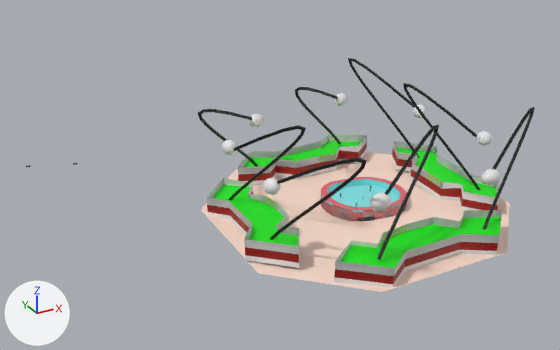
One commit to the Blender file Ms. TajAbadi Folder/پروژه گروهی/muntitled.blend: the scene before it, then after it.
Both versions are drawn from a 50 mm lens placed at (-73.6, -101.8, 60.8), pointed at (-11.2, 11.7, 4.0). The axes (+X, +Y, +Z) are drawn at lower left. The lights are the same throughout. The older version comes first.

Script lines for the objects in view, before the commit:
```python
ob_beziercurve_013 = bpy.data.objects.new('BezierCurve.013', cu_beziercurve_013)
ob_beziercurve_013.location = (-20.4, 4.1, 3.4)
ob_beziercurve_013.rotation_euler = (4.705, 0.922, 8.22)  # degrees (270, 53, 111)
ob_beziercurve_013.scale = (7.66, 6.55, 6.55)
ob_cube = bpy.data.objects.new('Cube', me_cube_006)
ob_cube.location = (-0.6, 2.3, 0.9)
ob_cube.rotation_euler = (-0.00848, 0.0226, -0.101)  # degrees (-0.5, 1.3, -5.8)
ob_cube.scale = (1.24, 0.934, 0.75)
ob_cube_002 = bpy.data.objects.new('Cube.002', me_cube_002)
ob_cube_002.location = (-3.0, -19.9, 0.8)
ob_cube_002.rotation_euler = (-0.0261, -3.141, 6.307)  # degrees (-1.5, -180, 1)
ob_cube_002.scale = (10.8, 1.89, 0.438)
ob_cube_003 = bpy.data.objects.new('Cube.003', me_cube_003)
ob_cube_003.location = (17.5, -0.3, 1.0)
ob_cube_003.rotation_euler = (-0.0272, -3.168, 7.878)  # degrees (-1.6, -182, 91)
ob_cube_003.scale = (9.45, 1.89, 0.438)
ob_cube_004 = bpy.data.objects.new('Cube.004', me_cube_004)
ob_cube_004.location = (-22.3, 1.3, 1.0)
ob_cube_004.rotation_euler = (-0.0272, -3.168, 10.94)  # degrees (-1.6, -182, 267)
ob_cube_004.scale = (9.71, 1.89, 0.438)
ob_cube_006 = bpy.data.objects.new('Cube.006', me_cube_009)
ob_cube_006.location = (-1.0, 20.3, 0.9)
ob_cube_006.rotation_euler = (-0.0279, -3.132, 3.193)  # degrees (-1.6, -179, 183)
ob_cube_006.scale = (9.83, 1.89, 0.438)
ob_sphere = bpy.data.objects.new('Sphere', me_sphere)
ob_sphere.location = (7.7, 21.2, 12.7)
ob_sphere.rotation_euler = (-0.0279, -3.132, 3.193)  # degrees (-1.6, -179, 183)
ob_sphere.scale = (-1.49, -1.26, -1.26)
ob_sphere_001 = bpy.data.objects.new('Sphere.001', me_sphere_001)
ob_sphere_001.location = (-11.6, 20.3, 11.9)
ob_sphere_001.rotation_euler = (-0.0279, -3.132, 3.193)  # degrees (-1.6, -179, 183)
ob_sphere_001.scale = (-1.49, -1.26, -1.26)
ob_sphere_002 = bpy.data.objects.new('Sphere.002', me_sphere_002)
ob_sphere_002.location = (8.7, -20.4, 11.8)
ob_sphere_002.rotation_euler = (-0.0261, -3.141, 6.307)  # degrees (-1.5, -180, 1)
ob_sphere_002.scale = (-1.63, -1.26, -1.26)
# also in view: 'BezierCurve.011' at (14.9, -1.3, 10.8); 'BezierCurve.008' at (16.2, -16.8, 10.6); 'Plane.003' at (-2.5, 0.3, 0.3); 'BezierCurve.006' at (-18.6, 17.0, 10.3); 'BezierCurve.010' at (14.2, 15.6, 11.5)
```
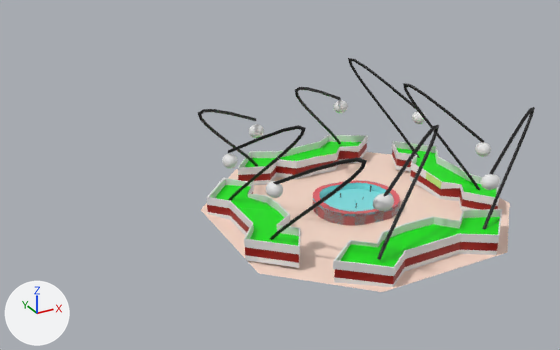
The change, as a list of edits to the scene's bpy script:
```text
Change me_cube_009:
    used by ob_cube_006; location = (-1.0, 20.3, 0.9); rotation_euler = (-0.0279, -3.132, 3.193), in degrees (-1.6, -179, 183); scale = (9.83, 1.89, 0.438)
    remove me_cube_009.from_pydata(...)  # 128 vertices, 117 faces; spans x -1.58..1.5, y -2.71..2.52, z -7.4..1.75
    add me_cube_009.from_pydata(...)  # 212 vertices, 213 faces; spans x -1.58..1.5, y -2.71..2.65, z -7.4..1.75
    me_cube_009 part 1: 84 vertices added at x -1.58..1.5, y -2.71..2.65, z -7.4..-3.42
Change me_cube_002:
    used by ob_cube_002; location = (-3.0, -19.9, 0.8); rotation_euler = (-0.0261, -3.141, 6.307), in degrees (-1.5, -180, 1); scale = (10.8, 1.89, 0.438)
    remove me_cube_002.from_pydata(...)  # 128 vertices, 117 faces; spans x -1.58..1.5, y -2.71..2.52, z -7.4..1.75
    add me_cube_002.from_pydata(...)  # 179 vertices, 171 faces; spans x -1.58..1.52, y -2.71..2.65, z -7.4..1.75
    me_cube_002 part 2: 51 vertices added at x -1.57..1.52, y -2.58..2.65, z -7.4..-3.5
Change me_cube_003:
    used by ob_cube_003; location = (17.5, -0.3, 1.0); rotation_euler = (-0.0272, -3.168, 7.878), in degrees (-1.6, -182, 91); scale = (9.45, 1.89, 0.438)
    remove me_cube_003.from_pydata(...)  # 128 vertices, 117 faces; spans x -1.58..1.5, y -2.71..2.52, z -7.4..1.75
    add me_cube_003.from_pydata(...)  # 181 vertices, 175 faces; spans x -1.58..1.52, y -2.71..2.65, z -7.4..1.75
    me_cube_003 part 3: 53 vertices added at x -1.58..1.52, y -2.57..2.65, z -7.4..-3.5
Change me_cube_004:
    used by ob_cube_004; location = (-22.3, 1.3, 1.0); rotation_euler = (-0.0272, -3.168, 10.94), in degrees (-1.6, -182, 267); scale = (9.71, 1.89, 0.438)
    remove me_cube_004.from_pydata(...)  # 128 vertices, 117 faces; spans x -1.58..1.5, y -2.71..2.52, z -7.4..1.75
    add me_cube_004.from_pydata(...)  # 203 vertices, 197 faces; spans x -1.58..1.52, y -2.71..2.65, z -7.4..1.75
    me_cube_004 part 4: 75 vertices added at x -1.58..1.52, y -2.57..2.65, z -7.38..-3.42
Change me_cube_006:
    where me_cube_006.from_pydata(...)  # 1838 vertices, 1414 faces; spans x -5.75..6.55, y -8.63..5.56, z -0.98..2.05
    used by ob_cube; location = (-0.6, 2.3, 0.9); rotation_euler = (-0.00848, 0.0226, -0.101), in degrees (-0.5, 1.3, -5.8); scale = (1.24, 0.934, 0.75)
    me_cube_006 part 5
    131 faces are deleted
    10 new faces join them, mat_material_054 (pink #e78e8b)
    10 new faces join them, mat_material_049 (cyan #84e4e7), smooth
    58 new faces join them, mat_material_049 (cyan #84e4e7)
    13 new faces join them, mat_material_054 (pink #e78e8b), smooth
    12 new faces join them, mat_material_055 (red #e7626b)
    2 new faces join them, mat_material_055 (red #e7626b), smooth
    26 new faces join them, mat_material_051 (red #e7626b)
Change ob_sphere_001:
    ob_sphere_001.location: (-11.6, 20.3, 11.9) -> (-11.6, 20.3, 9.8)
Change ob_sphere:
    ob_sphere.location: (7.7, 21.2, 12.7) -> (7.7, 21.2, 11.2)
Change ob_sphere_002:
    ob_sphere_002.location: (8.7, -20.4, 11.8) -> (8.7, -20.4, 11.0)
Change ob_sphere_003:
    ob_sphere_003.location: (-12.6, -20.7, 12.6) -> (-12.1, -20.7, 12.4)
Change ob_sphere_004:
    ob_sphere_004.location: (17.7, 9.0, 12.3) -> (17.7, 9.0, 11.0)
Change ob_sphere_005:
    ob_sphere_005.location: (18.2, -8.3, 12.4) -> (18.2, -8.3, 10.4)
Change ob_sphere_006:
    ob_sphere_006.location: (-23.4, -7.9, 12.3) -> (-23.0, -7.9, 11.7)
Change ob_sphere_007:
    ob_sphere_007.location: (-22.3, 9.2, 12.4) -> (-22.3, 9.2, 9.9)
Change ob_cube:
    ob_cube.location: (-0.6, 2.3, 0.9) -> (-2.6, 1.7, 0.9)
```

Pixel boxes [x1, y1, x2, y2] of what changed, in the pictures (560 x 350 px; the box of a moved part takes in the faces that stretch with it):
'Cube.002', reshaped: before [334, 210, 502, 287]; after [333, 209, 502, 287]
'Cube.004', reshaped: before [207, 178, 300, 268]; after [207, 177, 301, 268]
'Cube.006', reshaped: before [238, 135, 367, 185]; after [238, 135, 368, 185]
'Cube', surface changed, moved: before [320, 177, 407, 221]; after [312, 180, 400, 226]
'Sphere.003', moved: before [370, 193, 391, 211]; after [373, 193, 394, 211]
'Sphere.005', moved: before [476, 131, 492, 146]; after [475, 142, 491, 157]
'Sphere.002', moved: before [481, 169, 501, 185]; after [481, 174, 500, 190]
'Sphere.007', moved: before [222, 140, 237, 155]; after [222, 153, 237, 168]
'Sphere.001', moved: before [249, 114, 264, 127]; after [249, 124, 264, 138]
'Sphere.006', moved: before [263, 178, 281, 195]; after [266, 181, 283, 198]
'Sphere', moved: before [334, 93, 348, 106]; after [334, 100, 348, 113]
'Sphere.004', moved: before [413, 105, 427, 118]; after [412, 111, 426, 124]
part 1 of me_cube_009, added: after [238, 135, 368, 175]
part 2 of me_cube_002, added: after [333, 209, 502, 269]
part 3 of me_cube_003, added: after [392, 141, 499, 206]
part 4 of me_cube_004, added: after [207, 177, 301, 255]
part 5 of me_cube_006, moved or reshaped: before [321, 177, 407, 221]; after [313, 180, 400, 226]
